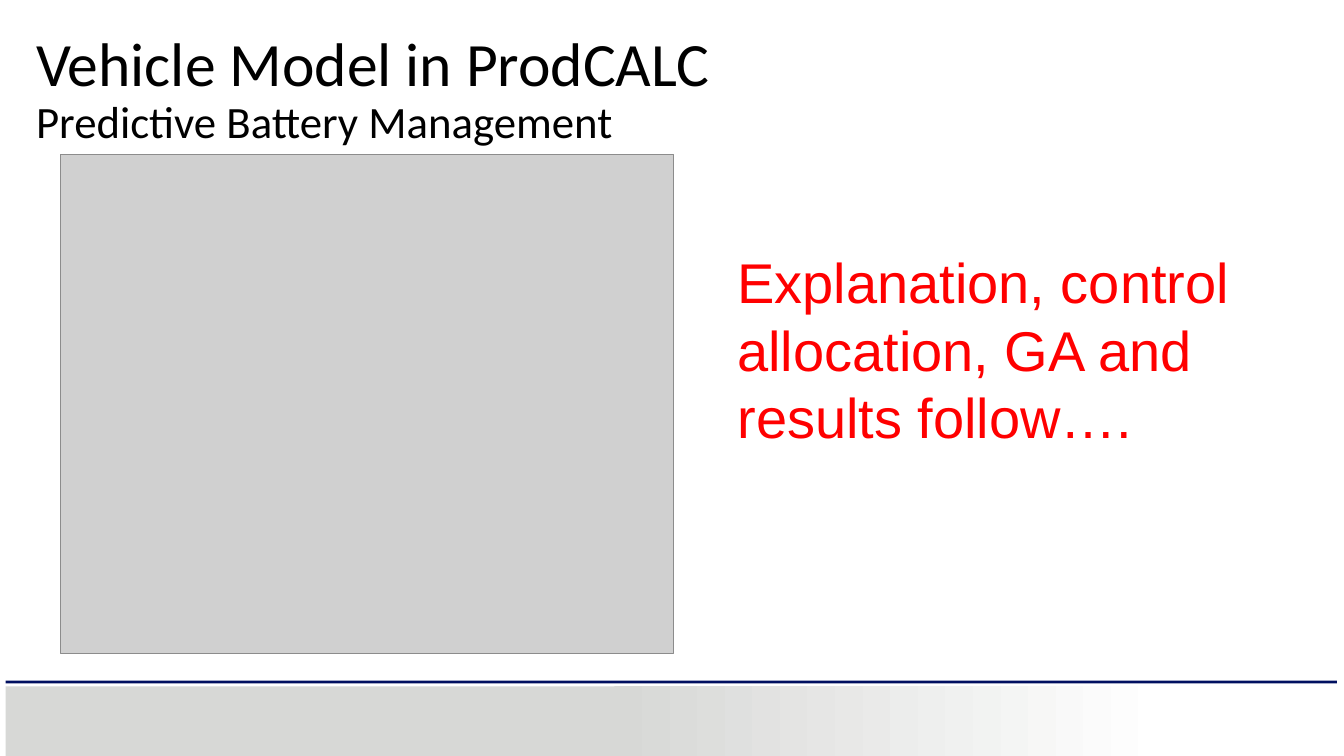
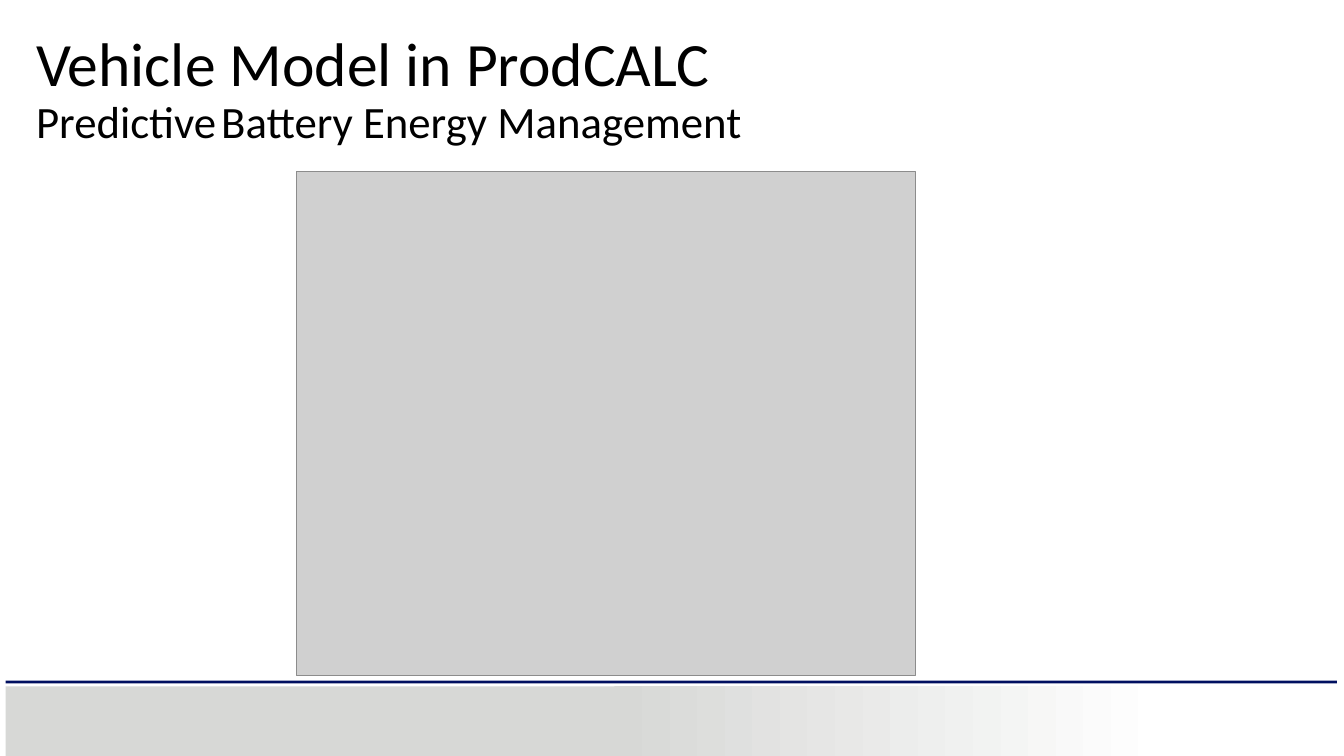
Before and after one commit to carthikvenkataraman/MasterThesis, a slide deck: slide 25 of ThesisReport/MasterThesisPresentation/MasterThesis-OptimisationOfDistributedPropulsionInLongHeavyVehicleCombinations.pptx (slide 21 before the commit). Drawn at 1344x756 pixels with LibreOffice and Linux fonts; fonts in the diff are those of the drawing; grey boxes stand for pictures; background and template pictures are left out. Boxes give left, top, right and bottom in pixels: in the first picture for what was removed or moved away, otherwise in the second. Text is boxed around its words. In the diff, an @@ line names an element or a change of style, - is before the commit and + after.

```diff
--- a/ThesisReport/MasterThesisPresentation/MasterThesis-OptimisationOfDistributedPropulsionInLongHeavyVehicleCombinations.pptx
+++ b/ThesisReport/MasterThesisPresentation/MasterThesis-OptimisationOfDistributedPropulsionInLongHeavyVehicleCombinations.pptx
@@ text at (36,107,741,146): text changed @@
-Predictive Battery Management
+Predictive Battery Energy Management
@@ picture: place and size @@
-picture at (60,154,674,653)
+picture at (296,171,915,676)
@@ text removed at (737,262,1229,439) @@
-Explanation, control allocation, GA and results follow….
```
Also in this commit, not shown: 5 other slides changed, 14 slides added, 12 other files.
